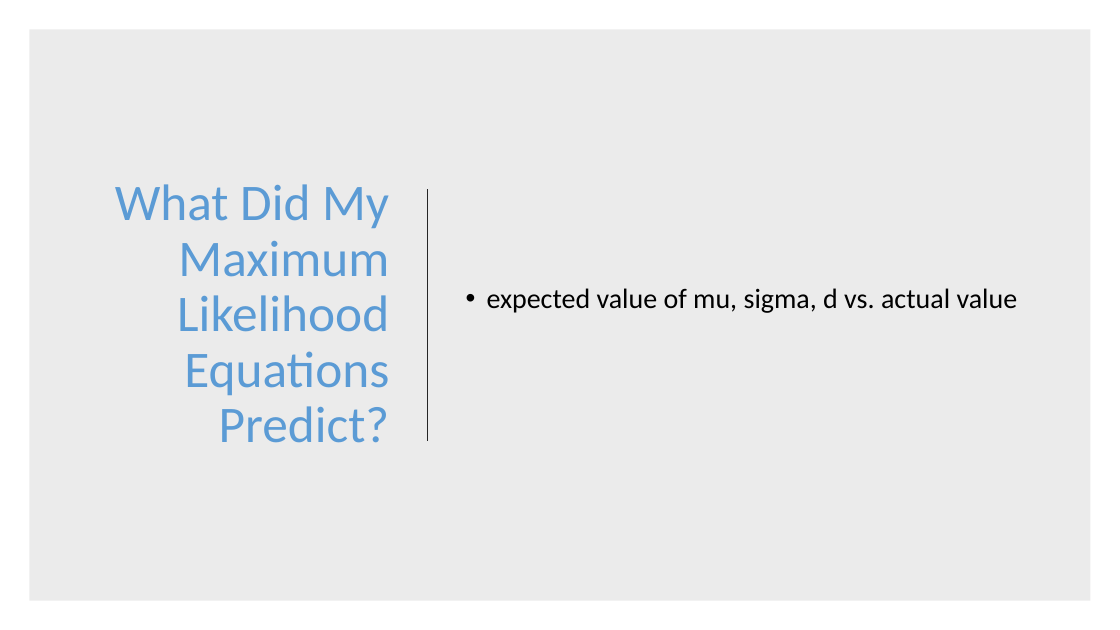
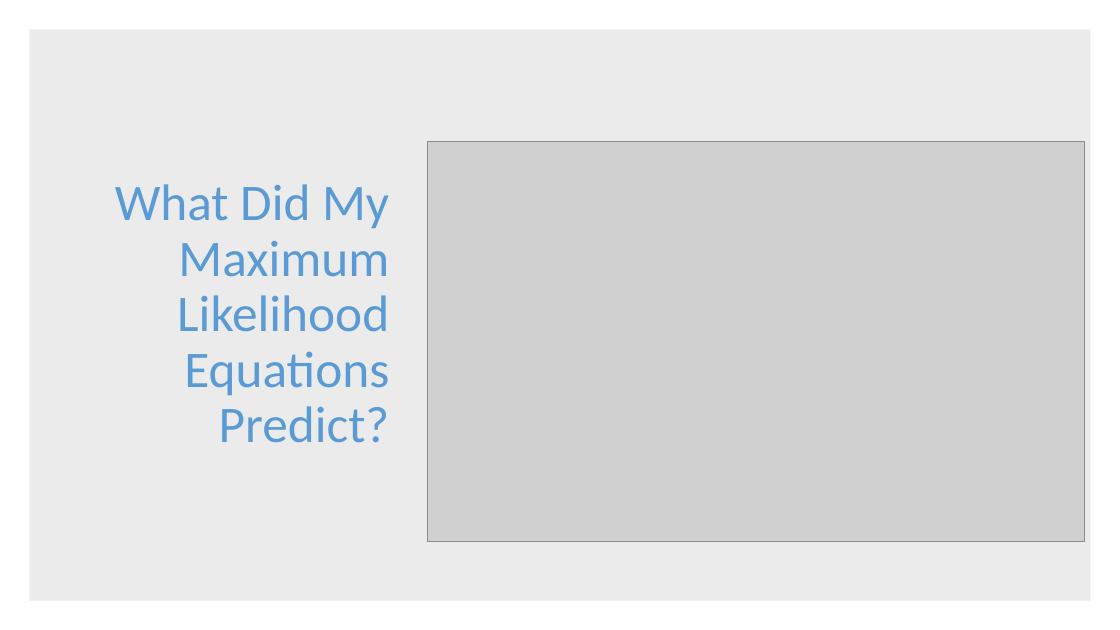
Before and after one commit to ndorilas2014/RMTProject, a slide deck: slide 34 of Presentation(RMT).pptx (slide 28 before the commit). Drawn at 1120x630 pixels with LibreOffice and Linux fonts; fonts in the diff are those of the drawing; grey boxes stand for pictures. Boxes give left, top, right and bottom in pixels: in the first picture for what was removed or moved away, otherwise in the second. Text is boxed around its words. In the diff, an @@ line names an element or a change of style, - is before the commit and + after.

```diff
--- a/Presentation(RMT).pptx
+++ b/Presentation(RMT).pptx
@@ picture added at (428,141,1085,541) @@
@@ text removed at (487,288,1018,313) @@
-• expected value of mu, sigma, d vs. actual value
```
Also in this commit, not shown: 8 other slides changed, 10 slides added, 3 slides removed, 36 other files.
